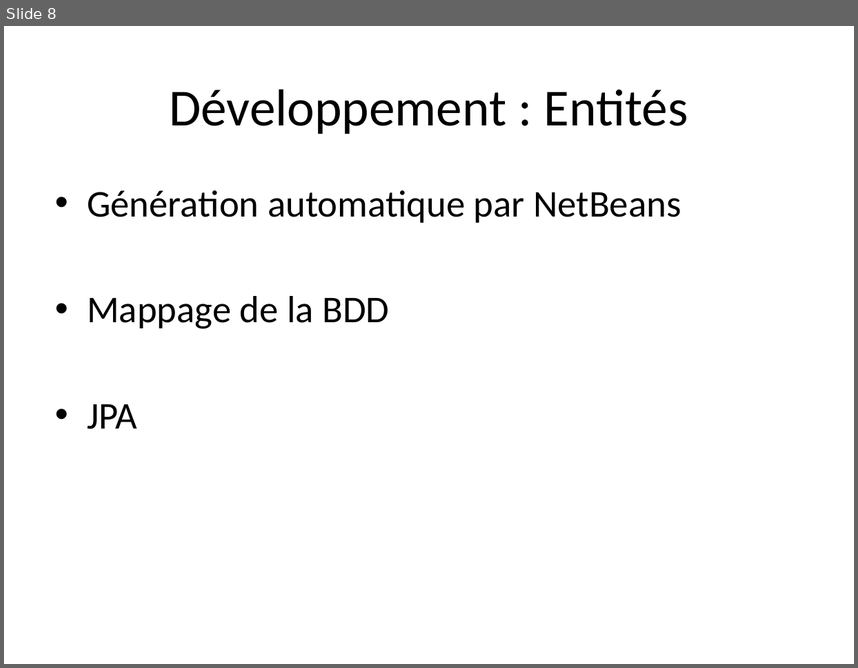
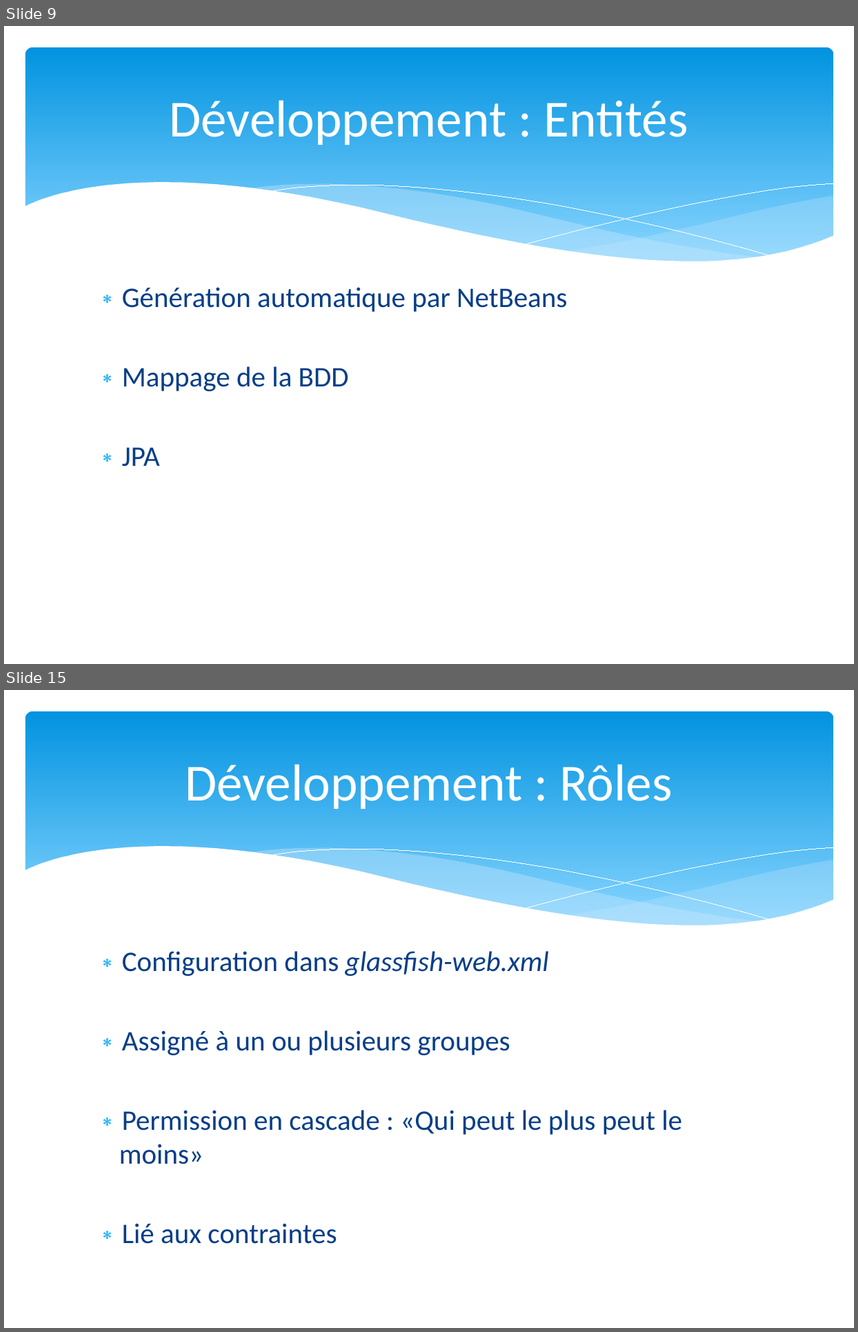
Before and after one commit to LucienMoor/AYNIM, a slide deck: Documents/PrésentationRichPoor.pptx. Shown one above the other, each under a label of ours: slide 8 before the commit, slides 9 and 15 after it; the slides between them are not shown. The pictures are 858x668 and 858x1332 pixels, drawn with LibreOffice and Linux fonts; fonts in the diff are those of the drawing. Boxes give left, top, right and bottom in pixels: in the first picture for what was removed or moved away, otherwise in the second. Text is boxed around its words. In the diff, an @@ line names an element or a change of style, - is before the commit and + after.

```diff
--- a/Documents/PrésentationRichPoor.pptx
+++ b/Documents/PrésentationRichPoor.pptx
@@ slide 15 added at bbox=[4, 690, 854, 1328], background #FFFFFF; not listed: 6 template elements that a slide beside it also shows @@
@@ title added at bbox=[185, 765, 672, 809], 44 pt, text #FFFFFF @@
+Développement : Rôles
@@ text added at bbox=[119, 951, 682, 1243], 24 pt, text #073E87 @@
+∗ Configuration dans glassfish-web.xml
+∗ Assigné à un ou plusieurs groupes
+∗ Permission en cascade : «Qui peut le plus peut le moins»
+∗ Lié aux contraintes
@@ what was slide 8 is now slide 9 @@
@@ slide 9 changed as well @@
@@ rounded rectangle added at bbox=[25, 47, 833, 276], fill gradient #0293E0 to #83D3FE @@
@@ title "Développement : Entités": place and size @@
-title "Développement : Entités" at bbox=[169, 89, 688, 134]
+title "Développement : Entités" at bbox=[169, 101, 688, 145]
@@ title "Développement : Entités" at bbox=[169, 101, 688, 145]: text colour #000000 to #FFFFFF @@
@@ group added at bbox=[23, 183, 835, 305]: 5 freeform shapes @@
@@ text "Génération automatique par NetBeans": place and size @@
-text "Génération automatique par NetBeans" at bbox=[87, 190, 681, 429]
+text "Génération automatique par NetBeans" at bbox=[122, 287, 567, 466]
@@ text "Génération automatique par NetBeans" at bbox=[122, 287, 567, 466]: size 32 to 24 pt, text colour #000000 to #073E87; bullet • to ∗; less space between paragraphs @@
```
Also in this commit, not shown: 12 other slides changed, 13 other slides added, 10 slides removed, 13 other files.
